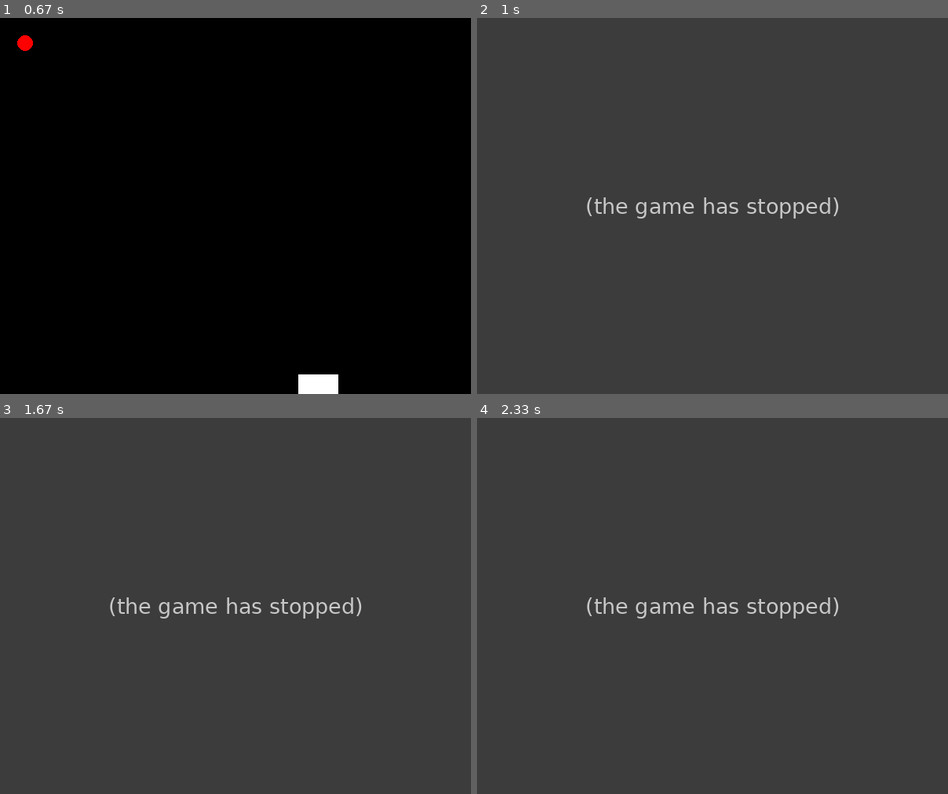
Above: before the commit, frames 1-4 (two rows, left to right).
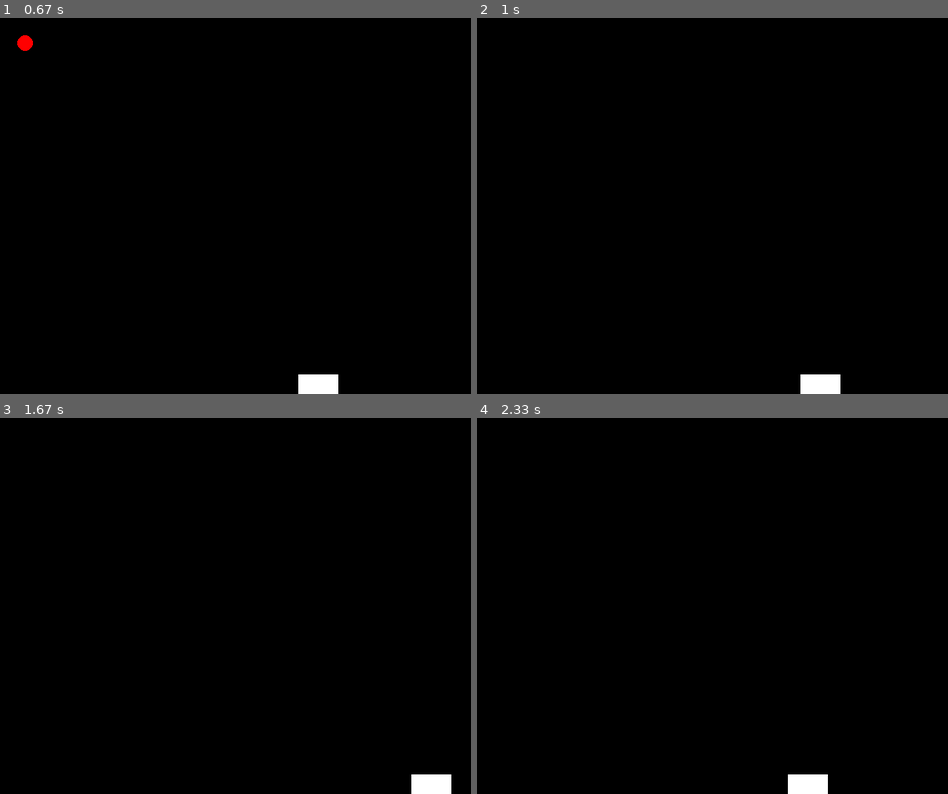
Above: after the commit, the same moments.

Repository: David-Sheehy/pygame_juggling
Game: pygame game, started from juggling/juggling.py
Same seed, same stepped clock (60 frames per second), same inputs: the game is played once before the commit and once after it.
Inputs:
- Up to frame 1 (0.67 s): hold Right from 0.33 s (still down)
- Up to frame 2 (1 s): release Right at 0.8 s; hold Up from 0.83 s (still down)
- Up to frame 3 (1.67 s): release Up at 1.13 s; hold Right 1.17-1.63 s
- Up to frame 4 (2.33 s): hold Left 1.67-2.2 s; hold Down from 2.23 s (still down)

Frame 1 is identical in both runs. In frame 2, 100% of the frame differs, in the area x 0-100%, y 0-100%; in frame 3, 100%; in frame 4, 100%.
Error before the commit: TypeError: center argument must be a pair of numbers (models.py line 114); the game stopped at 0.83 s (later frames are placeholders)

Commit message:
Reverted back to tuple representation of the position.

Diff:
--- a/juggling/models.py
+++ b/juggling/models.py
@@ -21,7 +21,7 @@
         """
         position should be a tuple containing two integers
         """
-        self.pos = {'x':position[0],'y':position[1]}
+        self.pos = (position[0], position[1])
         self.bounds = position
 
     def draw(self, screen, color = None):
@@ -53,7 +53,7 @@
         self.height= config.PUCK_HEIGHT
         # top left, top right, bot left, bot right
         self.color = config.WHITE
-        self.pos = position
+        self.pos = (position[0], position[1])
         self.bounds = (
                     self.pos,
                     (self.pos[0],self.height+self.pos[1]),
@@ -100,7 +100,7 @@
     pos - The position of the ball.
     """
     def __init__(self,position=[0,0]):
-        self.pos = {'x':position[0],'y':position[1]}
+        self.pos = (position[0], position[1])
         self.speed = [0,config.BALL_FALL_SPEED]
         self.size = 10
         self.color = config.RED
